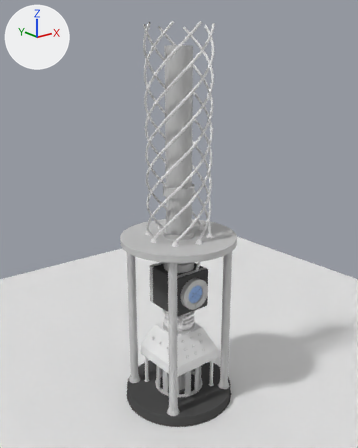
A saved change to the Blender file Assets/quantum_machina.blend.
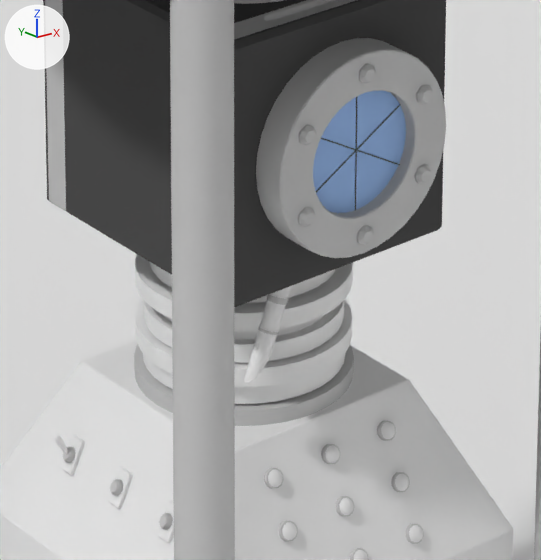
Old and new are each drawn whole from a camera (50 mm lens) standing at (-3.43, -4.29, 3.98) and looking at (0.01, 0.01, 2.26) and again close up on the part from 40% to 62% of the width and 61% to 79% of the height. Lighting does not change. The marker at upper left points along +X, +Y and +Z.

Objects in the first close-up: 'Plane', 'qm', 'qm_disk_1', 'qm_disk_2', 'qm_disk_3', 'qm_disk_4', 'qm_disk_5', 'qm_tyc'.
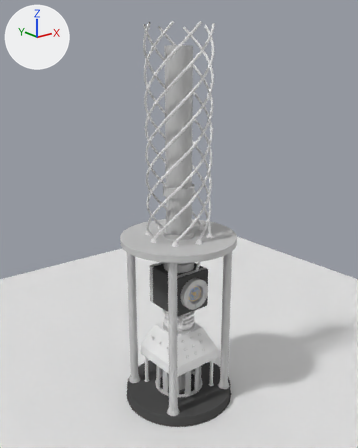
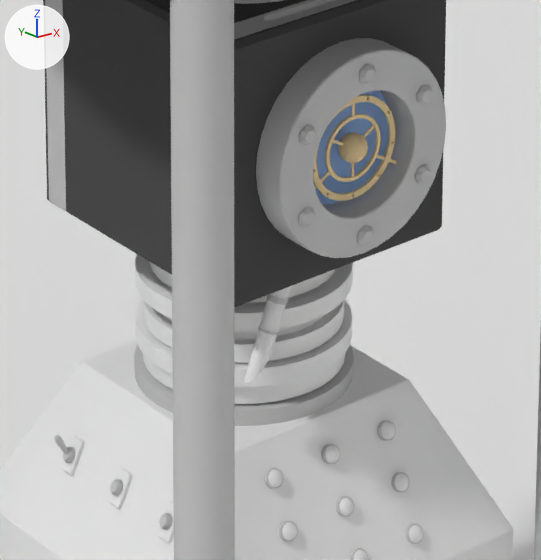
Where the newer file only moved an object's origin or applied its transform, the numbers keep the older frame.

Pixel boxes [x1, y1, x2, y2] of what changed, in the close-ups (541 x 560 px; the box of a moved part takes in the faces that stretch with it):
part 1 of me_cylinder_002, added: after [351, 104, 355, 116]
part 2 of me_cylinder_002, added: after [351, 163, 354, 177]
part 3 of me_cylinder_002, added (beige): after [338, 133, 368, 163]
part 4 of me_cylinder_002, moved or reshaped: before [313, 91, 406, 213]; after [315, 91, 388, 204]
part 5 of me_cylinder_002, rebuilt: before [316, 97, 401, 211]; after [313, 96, 396, 201]
part 6 of me_cylinder_002, built on: before [256, 38, 414, 249]; after [234, 0, 446, 306]

Edits to the bpy script that builds the scene:
```text
Add mat_guma:
    mat_guma = diffuse_material('guma')
    mat_guma.base_color = (0.0495, 0.0495, 0.0495)  # black #3f3f3f
Add mat_zlato:
    mat_zlato = diffuse_material('zlato')
    mat_zlato.base_color = (0.8, 0.623, 0.346)  # beige #e7cf9f
Change me_cylinder_002:
    used by ob_qm; location = (0.0, 0.0, 0.576)
    remove me_cylinder_002.from_pydata(...)  # 8391 vertices, 5148 faces; spans x -0.68..0.68, y -0.68..0.68, z -0.58..3.84
    add me_cylinder_002.from_pydata(...)  # 9693 vertices, 5940 faces; spans x -0.68..0.68, y -0.68..0.68, z -0.58..3.84
    me_cylinder_002 part 1: a new loose piece, a box spanning x -0.0026..0.0026, y -0.2935..-0.2908, z 0.9697..1.0287, in mat_zlato (beige #e7cf9f)
    me_cylinder_002 part 2: a new loose piece, a box spanning x -0.0026..0.0026, y -0.2935..-0.2908, z 0.8569..0.8891, in mat_zlato (beige #e7cf9f)
    me_cylinder_002 part 3: a new loose piece, an icosphere of 320 faces spanning x -0.025..0.025, y -0.318..-0.267, z 0.887..0.938, in mat_zlato (beige #e7cf9f)
    me_cylinder_002 part 4: the loose piece of 16 vertices spanning x -0.15..0.15, y -0.3, z 0.76..1.06 is moved by (0.0, 0.04, 0.0)
    me_cylinder_002 part 5: the loose piece of 64 vertices spanning x -0.1..0.1, y -0.3, z 0.79..1.03 is rebuilt with 160 vertices and now spans x -0.09..0.09, y -0.29, z 0.82..1.01, in mat_zlato (beige #e7cf9f)
    me_cylinder_002 part 6: 72 vertices moved from x -0.18..0.18, y -0.27..-0.25, z 0.73..1.1 to x -0.18..0.18, y -0.17..-0.16, z 0.73..1.1; 836 vertices added at x -0.23..0.23, y -0.29..-0.2, z 0.68..1.14
    add me_cylinder_002.materials.append(mat_guma)  # black #3f3f3f
    add me_cylinder_002.materials.append(mat_zlato)  # beige #e7cf9f
```
